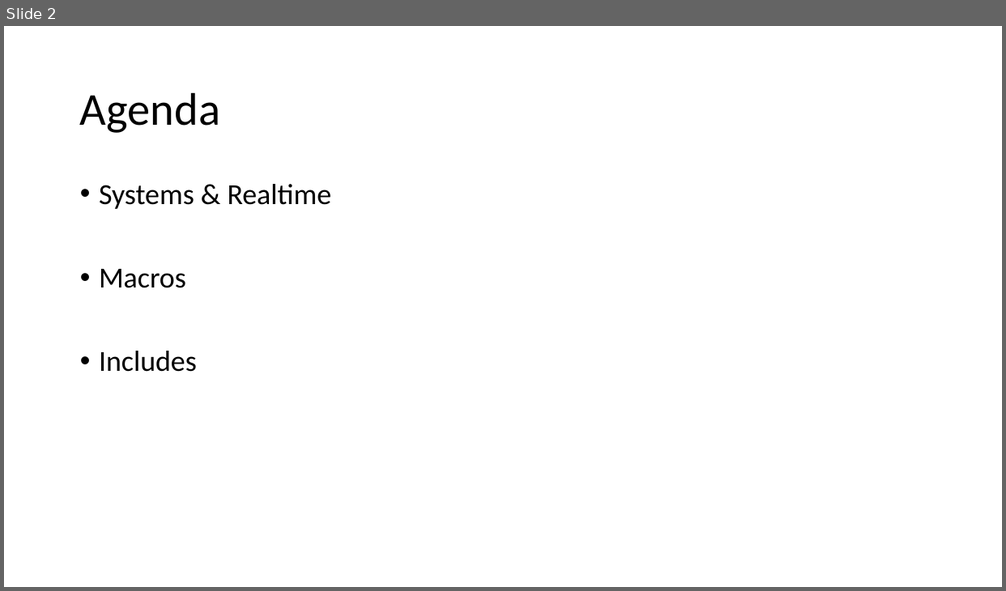
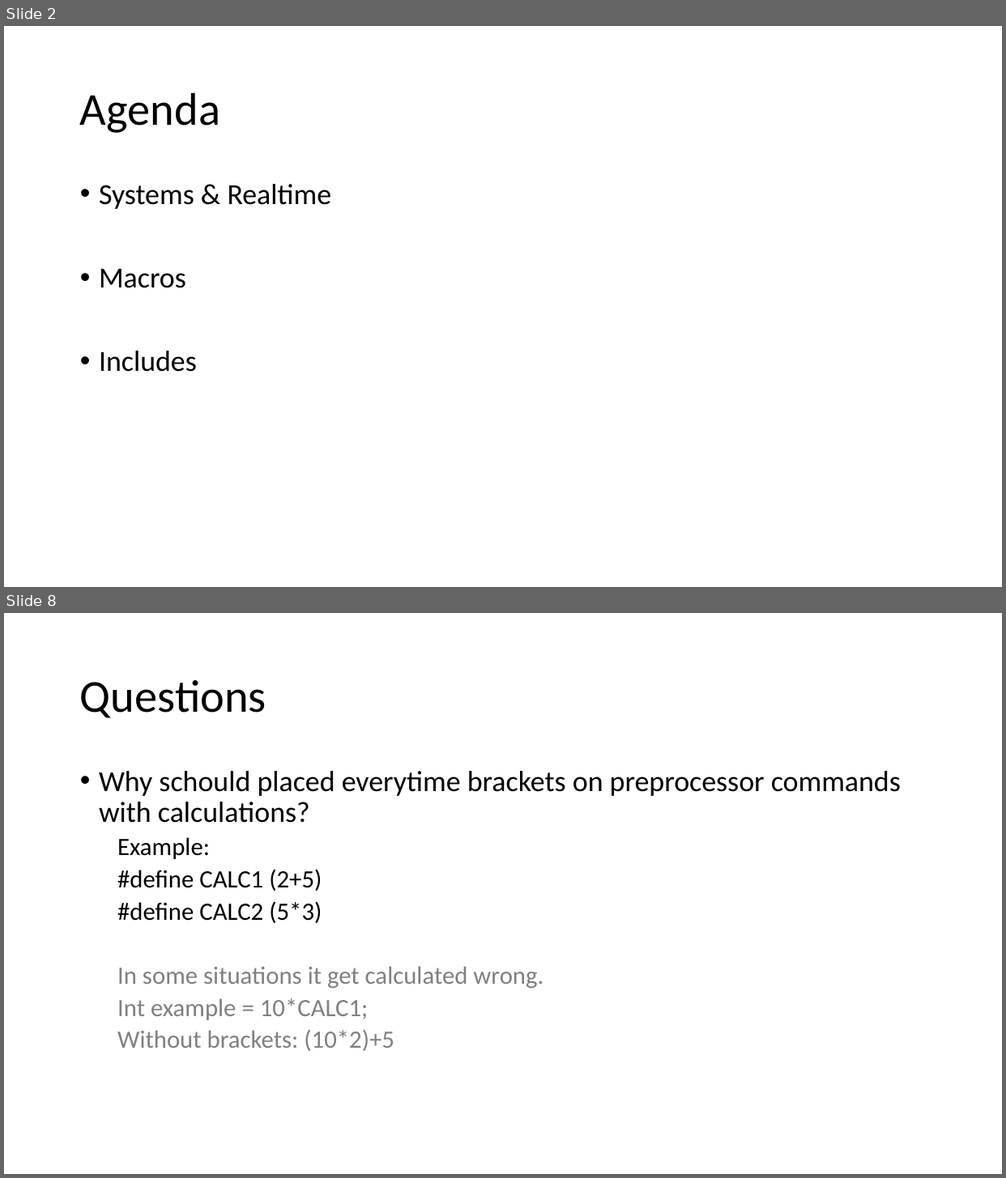
Before and after one commit to tametry/Team9, a slide deck: Recap/Recap SW2 Yves.pptx. Shown one above the other, each under a label of ours: slide 2 before the commit, slides 2 and 8 after it; the slides between them are not shown. The pictures are 1006x591 and 1006x1178 pixels, drawn with LibreOffice and Linux fonts; fonts in the diff are those of the drawing. Boxes give left, top, right and bottom in pixels: in the first picture for what was removed or moved away, otherwise in the second. Text is boxed around its words. In the diff, an @@ line names an element or a change of style, - is before the commit and + after.

```diff
--- a/Recap/Recap SW2 Yves.pptx
+++ b/Recap/Recap SW2 Yves.pptx
@@ slide 8 added at box(4, 613, 1002, 1174), background #FFFFFF @@
@@ title added at box(80, 680, 266, 718), 44 pt, text #000000 @@
+Questions
@@ text added at box(99, 771, 901, 1051), 24 pt, text #000000 @@
+• Why schould placed everytime brackets on preprocessor commands with calculations?
+  Example:
+  #define CALC1 (2+5)
+  #define CALC2 (5*3)
+  In some situations it get calculated wrong.
+  Int example = 10*CALC1;
+  Without brackets: (10*2)+5
```
Also in this commit, not shown: 7 other slides added, 3 slides removed, 1 other file.
